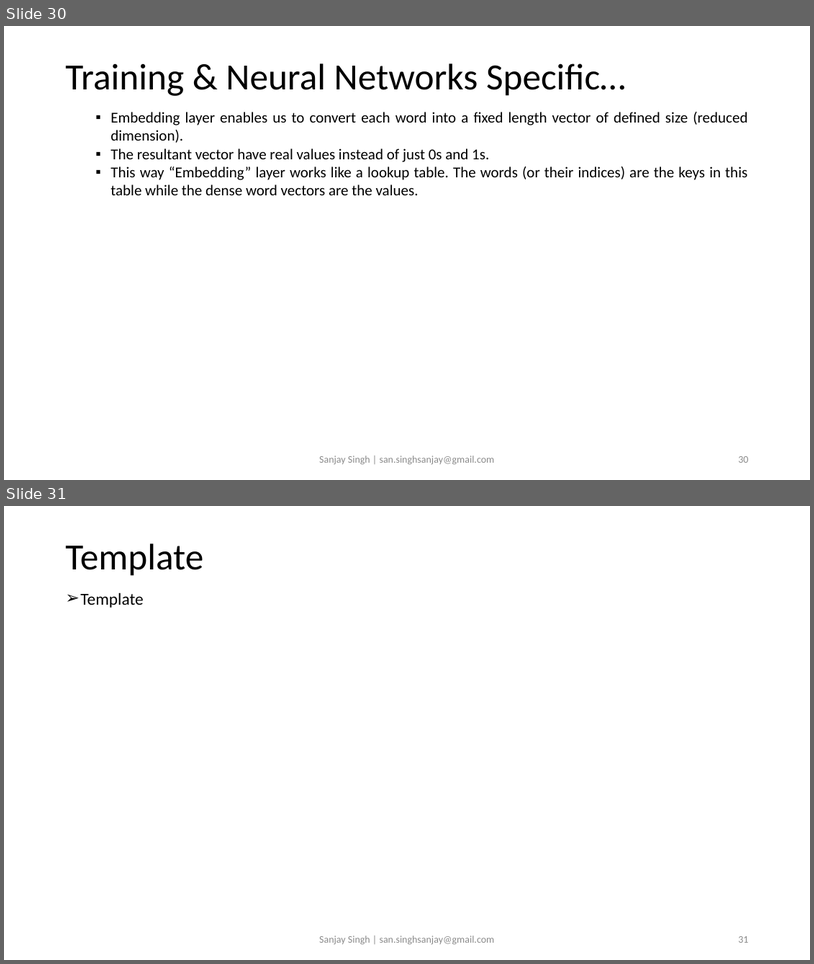
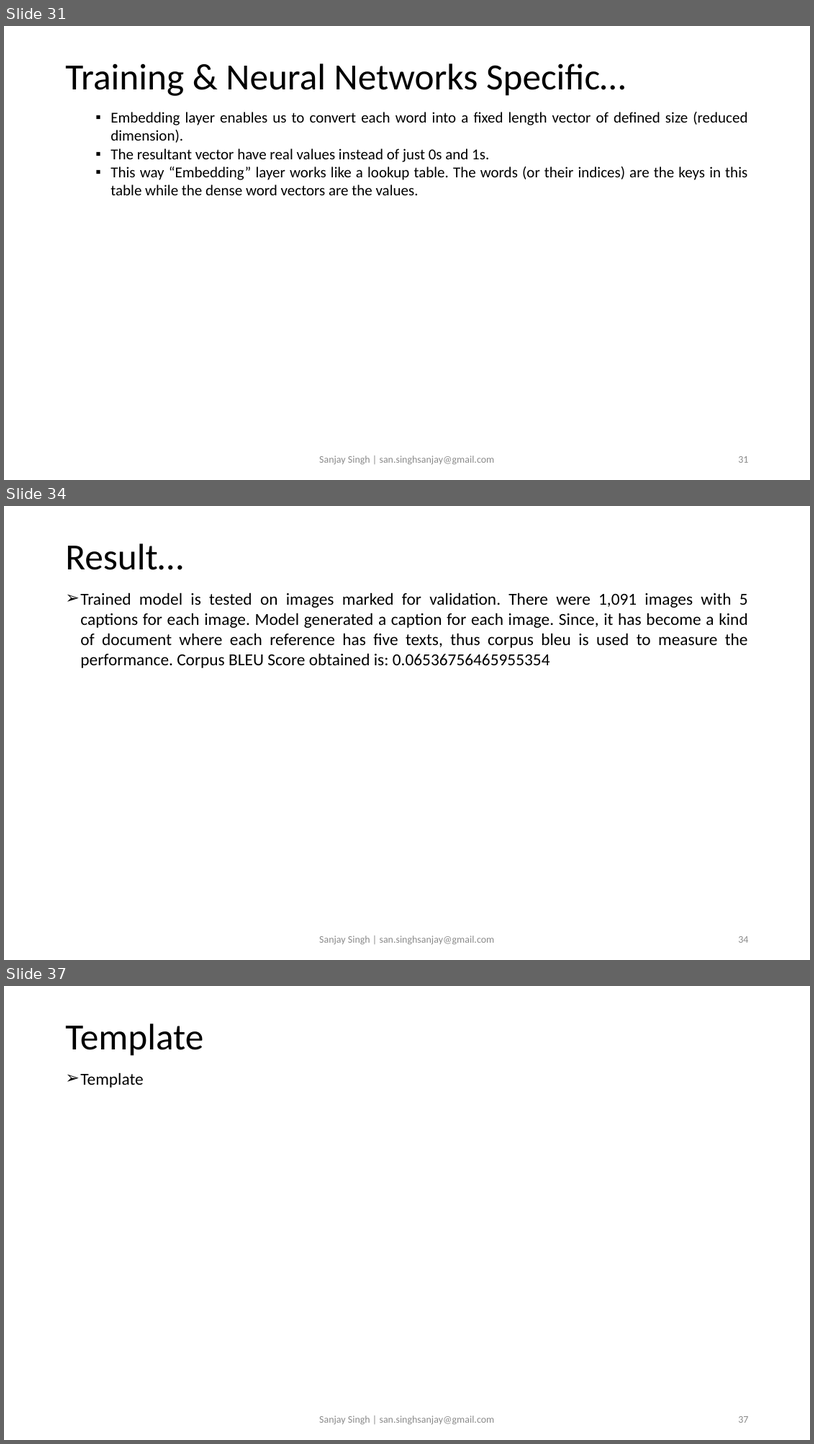
Before and after one commit to sansinghsanjay/Flickr8k_ImageCaptioning, a slide deck: readme.pptx. Shown one above the other, each under a label of ours: slides 30 and 31 before the commit, slides 31, 34 and 37 after it; the slides between them are not shown. The pictures are 814x964 and 814x1444 pixels, drawn with LibreOffice and Linux fonts; fonts in the diff are those of the drawing. Boxes give left, top, right and bottom in pixels: in the first picture for what was removed or moved away, otherwise in the second. Text is boxed around its words. In the diff, an @@ line names an element or a change of style, - is before the commit and + after.

```diff
--- a/readme.pptx
+++ b/readme.pptx
@@ slide 34 added at [4, 506, 810, 960], background #FFFFFF @@
@@ title added at [65, 543, 183, 570], 44 pt, text #000000 @@
+Result…
@@ text added at [80, 592, 748, 668], 20 pt, text #000000 @@
+➢ Trained model is tested on images marked for validation. There were 1,091 images with 5 captions for each image. Model generated a caption for each image. Since, it has become a kind of document where each reference has five texts, thus corpus bleu is used to measure the performance. Corpus BLEU Score obtained is: 0.06536756465955354
@@ text added at [319, 935, 495, 944], 12 pt, text #8C8C8C @@
+Sanjay Singh | san.singhsanjay@gmail.com
@@ page number added at [738, 936, 748, 942], 12 pt, text #8C8C8C @@
+34
@@ what was slide 30 is now slide 31 @@
@@ page number at [738, 456, 748, 462]: text changed @@
-30
+31
@@ what was slide 31 is now slide 37 @@
@@ page number at [738, 1416, 748, 1422]: text changed @@
-31
+37
```
Also in this commit, not shown: 3 slides changed, 5 other slides added, 1 other file.
